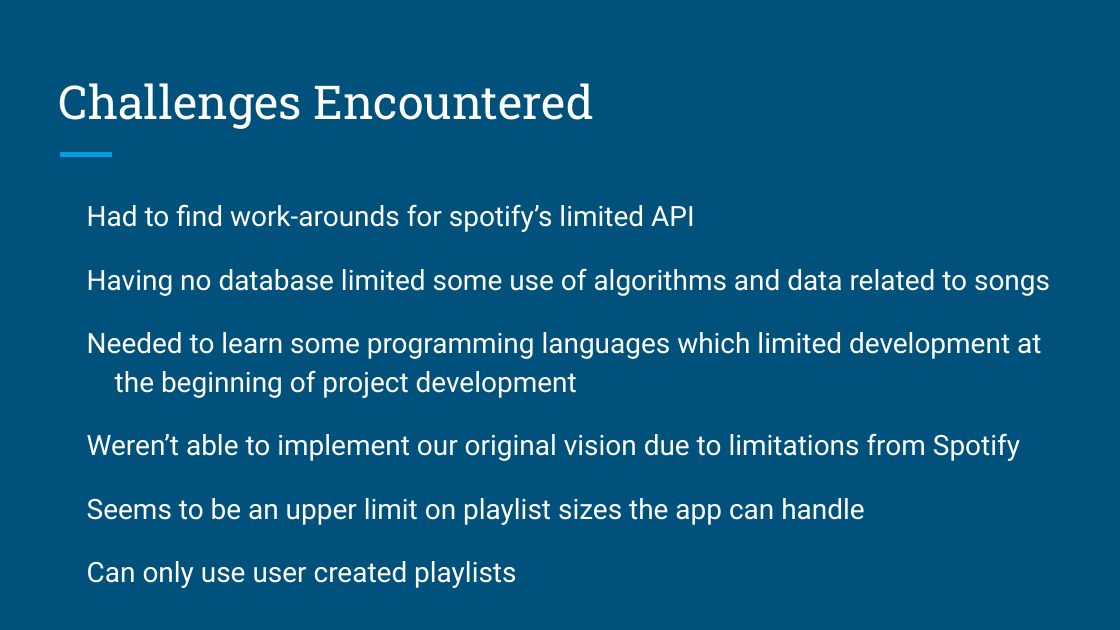
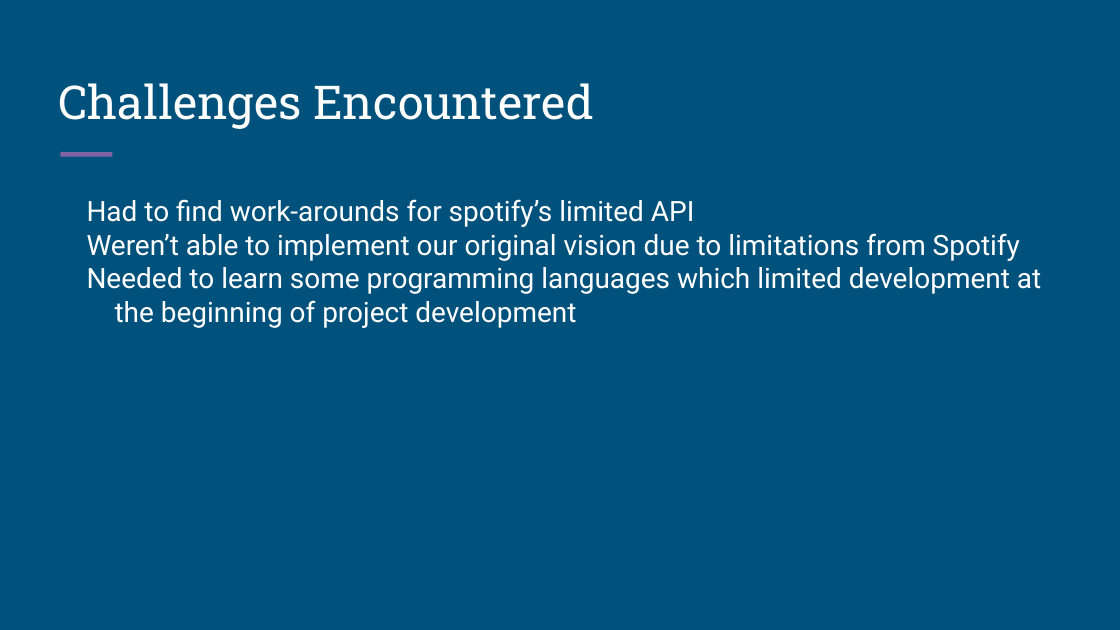
Before and after one commit to speakerofthehouse/theateam, a slide deck: slide 9 of CSCI3308 - FINAL PRESENTATION.pptx. Drawn at 1120x630 pixels with LibreOffice and Linux fonts; fonts in the diff are those of the drawing. Boxes give left, top, right and bottom in pixels: in the first picture for what was removed or moved away, otherwise in the second. Text is boxed around its words. In the diff, an @@ line names an element or a change of style, - is before the commit and + after.

Commit message:
changed presentation slide

```diff
--- a/CSCI3308 - FINAL PRESENTATION.pptx
+++ b/CSCI3308 - FINAL PRESENTATION.pptx
@@ line removed from (60, 155) to (112, 155) @@
@@ freeform shape added at (x1=60, y1=155, x2=112, y2=155), outline #8064A2 3 pt @@
@@ text at (x1=87, y1=199, x2=1041, y2=328): line spacing 1.15 to 1; less space between paragraphs @@
@@ text at (x1=87, y1=233, x2=1020, y2=261): text changed @@
-Having no database limited some use of algorithms and data related to songs
+Weren’t able to implement our original vision due to limitations from Spotify
@@ text at (x1=87, y1=433, x2=1020, y2=525): paragraphs removed @@
-Weren’t able to implement our original vision due to limitations from Spotify
-Seems to be an upper limit on playlist sizes the app can handle
-Can only use user created playlists
```
Also in this commit, not shown: 10 other slides changed, 1 slide added.
